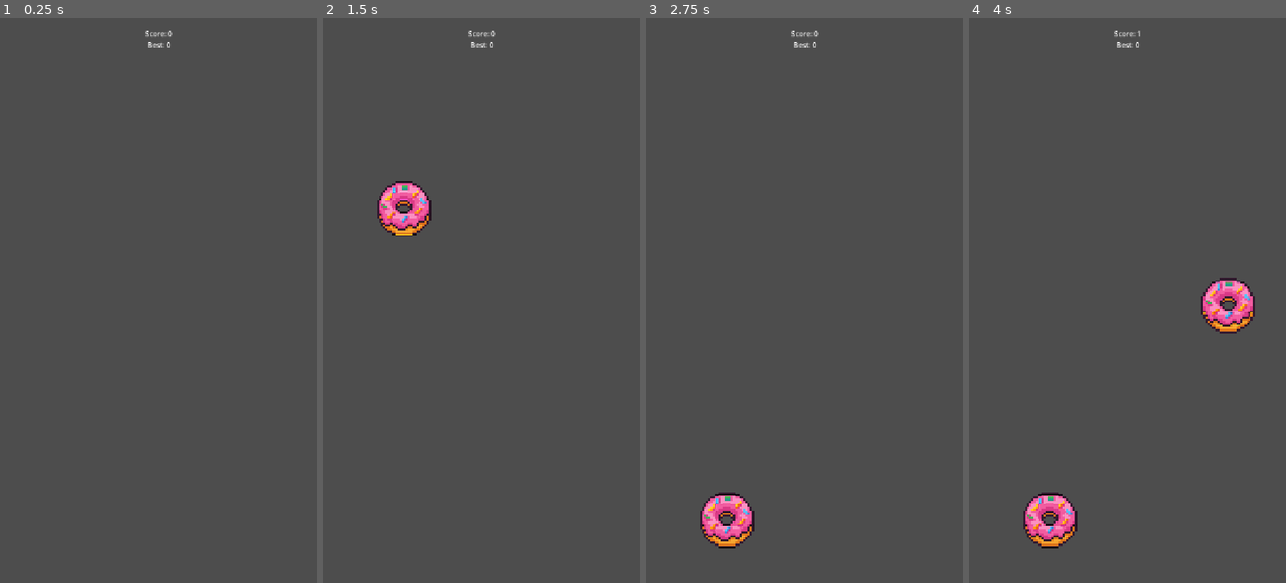
Above: before the commit, frames 1-4 (left to right).
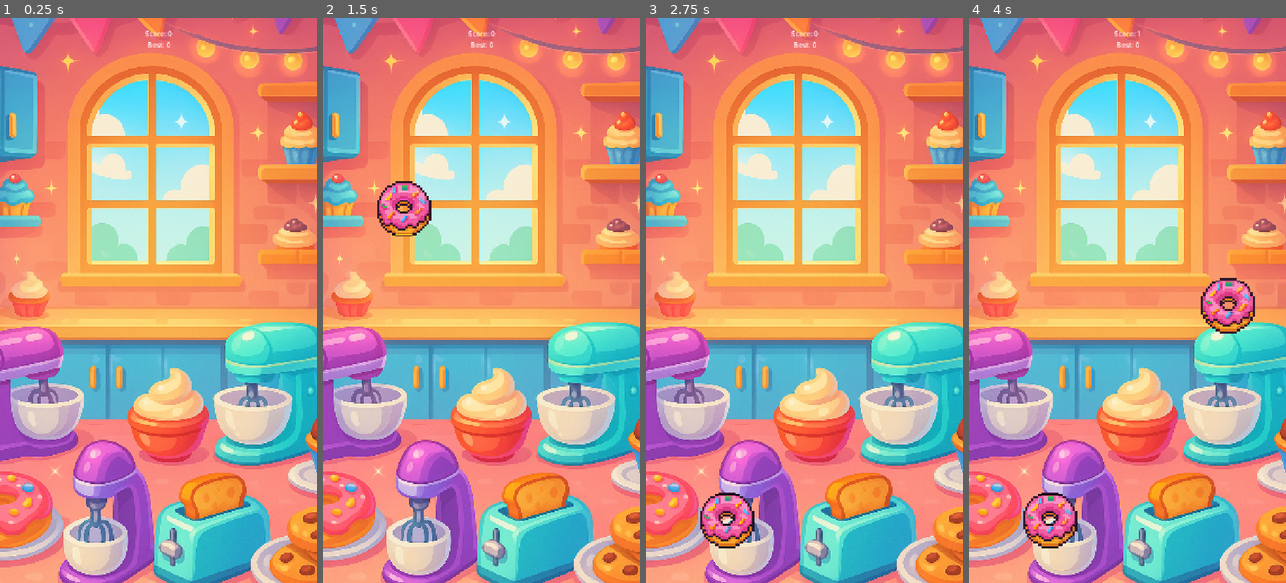
Above: after the commit, the same moments.

Repository: supervi5w4/donuttower
Game: Godot game, scene res://scenes/Game.tscn
The game is run twice, just before and just after one commit, with the same random seed, the same clock (stepped at 60 frames per second) and the same inputs.
Inputs (mouse positions are in pixels of both pictures, inside the frame that each line leads up to):
- Up to frame 1 (0.25 s): no input
- Up to frame 2 (1.5 s): tap Enter at 0.5 s; move the mouse to (551, 272) at 0.52 s; tap I at 0.6 s; click (551, 272) at 0.67 s; tap R at 0.8, 1.35 s; move the mouse to (418, 328) at 1.27 s; hold S from 1.28 s (still down)
- Up to frame 3 (2.75 s): tap I at 1.55, 2.1 s; move the mouse to (836, 176) at 2.02 s; release S at 2.03 s; tap R at 2.3 s
- Up to frame 4 (4 s): tap Space at 2.75 s; move the mouse to (1111, 413) at 2.77 s; tap R at 2.85, 3.8 s; click (1111, 413) at 2.92 s; tap I at 3.05, 3.6 s; move the mouse to (1222, 385) at 3.52 s; hold S from 3.53 s (still down)

The runs differ from the first frame. In frame 1, 100% of the frame differs, in the area x 0-100%, y 0-100%; in frame 2, 99%; in frame 3, 99%; in frame 4, 97%.

Commit message:
Add files via upload

Diff:
--- a/project.godot
+++ b/project.godot
@@ -35,3 +35,4 @@
 
 renderer/rendering_method="compatibility"
 renderer/rendering_method.mobile="gl_compatibility"
+textures/vram_compression/import_etc2_astc=true
--- a/scenes/Game.tscn
+++ b/scenes/Game.tscn
@@ -1,7 +1,8 @@
-[gd_scene load_steps=4 format=3 uid="uid://cq03irpslm0xv"]
+[gd_scene load_steps=5 format=3 uid="uid://cq03irpslm0xv"]
 
 [ext_resource type="Script" uid="uid://byv6i8g71nd1c" path="res://scripts/Game.gd" id="1_qbsmt"]
 [ext_resource type="PackedScene" uid="uid://cqtbisskdn4xt" path="res://scenes/spawner.tscn" id="2_cpr0p"]
+[ext_resource type="Texture2D" uid="uid://cxonxat8jv4ng" path="res://assets/bg/bg_gradient_720x1280.png" id="3_cpr0p"]
 
 [sub_resource type="RectangleShape2D" id="RectangleShape2D_uwrxv"]
 size = Vector2(720, 80)
@@ -89,5 +90,10 @@
 position_smoothing_enabled = true
 position_smoothing_speed = 8.0
 
+[node name="Background" type="Sprite2D" parent="."]
+z_index = -100
+position = Vector2(360, 640)
+texture = ExtResource("3_cpr0p")
+
 [connection signal="pressed" from="UI/UIRoot/GameOverPanel/Buttons/RestartButton" to="." method="_on_restart_pressed"]
 [connection signal="pressed" from="UI/UIRoot/GameOverPanel/Buttons/ContinueButton" to="." method="_on_continue_pressed"]
--- /dev/null
+++ b/scripts/AdTester.gd
@@ -0,0 +1,45 @@
+extends Node
+## Тестовый скрипт для проверки работы Яндекс рекламы
+## Добавьте этот узел в сцену для тестирования
+
+@onready var yandex_sdk: Node = get_node("../YandexSDK")
+
+func _ready() -> void:
+	if yandex_sdk == null:
+		print("AdTester: YandexSDK не найден!")
+		return
+
+	# Подключаем сигналы для тестирования
+	yandex_sdk.interstitial_closed.connect(_on_test_interstitial_closed)
+	yandex_sdk.rewarded_completed.connect(_on_test_rewarded_completed)
+	yandex_sdk.rewarded_closed.connect(_on_test_rewarded_closed)
+	yandex_sdk.ad_error.connect(_on_test_ad_error)
+
+	print("AdTester: готов к тестированию рекламы")
+	print("Нажмите I для Interstitial, R для Rewarded")
+
+func _input(event: InputEvent) -> void:
+	if event is InputEventKey and event.pressed:
+		match event.keycode:
+			KEY_I:
+				print("AdTester: Тестируем Interstitial рекламу")
+				if yandex_sdk:
+					yandex_sdk.show_interstitial()
+			KEY_R:
+				print("AdTester: Тестируем Rewarded рекламу")
+				if yandex_sdk:
+					yandex_sdk.show_rewarded()
+			KEY_S:
+				print("AdTester: Проверяем готовность SDK: ", yandex_sdk.is_sdk_ready() if yandex_sdk else false)
+
+func _on_test_interstitial_closed(was_shown: bool) -> void:
+	print("AdTester: Interstitial закрыта, показана: ", was_shown)
+
+func _on_test_rewarded_completed() -> void:
+	print("AdTester: Rewarded завершена, награда получена!")
+
+func _on_test_rewarded_closed() -> void:
+	print("AdTester: Rewarded закрыта")
+
+func _on_test_ad_error(error_message: String) -> void:
+	print("AdTester: Ошибка рекламы: ", error_message)
--- a/scripts/Game.gd
+++ b/scripts/Game.gd
@@ -26,6 +26,7 @@
 @onready var restart_button: Button = get_node("UI/UIRoot/GameOverPanel/Buttons/RestartButton")
 @onready var continue_button: Button = get_node("UI/UIRoot/GameOverPanel/Buttons/ContinueButton")
 @onready var spawner: Spawner = get_node("Spawner")
+@onready var yandex_sdk: Node = get_node("YandexSDK")
 
 var donut_pool: Array[RigidBody2D] = []
 var active_donuts: Array[RigidBody2D] = []
@@ -66,6 +67,7 @@
 	_init_donut_pool()
 	_update_score_label()
 	_hide_game_over()
+	_setup_yandex_sdk()
 
 	# Камера
 	if cam != null:
@@ -321,6 +323,9 @@
 		_save_best_to_disk()
 	_update_score_label()
 
+	# Показываем Interstitial рекламу при Game Over
+	_show_interstitial_ad()
+
 func _on_restart_pressed() -> void:
 	_reset_game()
 
@@ -329,8 +334,9 @@
 		return
 	if not _can_continue:
 		return
-	_can_continue = false
-	_grant_continue()
+
+	# Показываем Rewarded рекламу для продолжения игры
+	_show_rewarded_ad()
 
 func _grant_continue() -> void:
 	_hide_game_over()
@@ -379,3 +385,56 @@
 
 func _hide_game_over() -> void:
 	game_over_panel.visible = false
+
+# ===== Яндекс SDK и реклама =====
+func _setup_yandex_sdk() -> void:
+	if yandex_sdk == null:
+		print("YandexSDK node not found")
+		return
+
+	# Подключаем сигналы от YandexSDK
+	yandex_sdk.interstitial_closed.connect(_on_interstitial_closed)
+	yandex_sdk.rewarded_completed.connect(_on_rewarded_completed)
+	yandex_sdk.rewarded_closed.connect(_on_rewarded_closed)
+	yandex_sdk.ad_error.connect(_on_ad_error)
+
+func _show_interstitial_ad() -> void:
+	"""Показывает Interstitial рекламу при Game Over"""
+	if yandex_sdk != null:
+		print("Показываем Interstitial рекламу")
+		yandex_sdk.show_interstitial()
+	else:
+		print("YandexSDK недоступен, пропускаем Interstitial")
+
+func _show_rewarded_ad() -> void:
+	"""Показывает Rewarded рекламу для продолжения игры"""
+	if yandex_sdk != null:
+		print("Показываем Rewarded рекламу")
+		yandex_sdk.show_rewarded()
+	else:
+		print("YandexSDK недоступен, даем продолжение бесплатно")
+		_grant_continue()
+
+func _on_interstitial_closed(was_shown: bool) -> void:
+	"""Обработчик закрытия Interstitial рекламы"""
+	print("Interstitial реклама закрыта, показана: ", was_shown)
+	# Никаких дополнительных действий не требуется
+
+func _on_rewarded_completed() -> void:
+	"""Обработчик завершения Rewarded рекламы - игрок получил награду"""
+	print("Rewarded реклама завершена, даем продолжение")
+	_can_continue = false
+	_grant_continue()
+
+func _on_rewarded_closed() -> void:
+	"""Обработчик закрытия Rewarded рекламы"""
+	print("Rewarded реклама закрыта")
+
+func _on_ad_error(error_message: String) -> void:
+	"""Обработчик ошибок рекламы"""
+	print("Ошибка рекламы: ", error_message)
+	# При ошибке рекламы даем продолжение бесплатно (для Rewarded)
+	if _state == GameState.GAMEOVER and _can_continue:
+		print("Даем продолжение бесплатно из-за ошибки рекламы")
+		_can_continue = false
+		_grant_continue()
--- /dev/null
+++ b/scripts/YandexSDK.gd
@@ -0,0 +1,165 @@
+extends Node
+## Скрипт для интеграции с SDK Яндекс Игр
+## Обрабатывает показ рекламы: Interstitial и Rewarded
+
+signal interstitial_closed(was_shown: bool)
+signal rewarded_completed()
+signal rewarded_closed()
+signal ad_error(error_message: String)
+
+var _last_interstitial_time: float = 0.0
+const INTERSTITIAL_COOLDOWN: float = 50.0  # 50 секунд между показами
+
+func _ready() -> void:
+	# Подключаемся к JavaScript API
+	if OS.has_feature("web"):
+		_initialize_yandex_sdk()
+
+func _initialize_yandex_sdk() -> void:
+	# Регистрируем callback функции для JavaScript
+	var js_code = """
+		// Регистрируем функции для вызова из JavaScript
+		window.godotCallbacks = {
+			_on_interstitial_closed: function(wasShown) {
+				if (window.godot && window.godot.call) {
+					window.godot.call('_on_interstitial_closed', wasShown);
+				}
+			},
+			_on_rewarded_completed: function() {
+				if (window.godot && window.godot.call) {
+					window.godot.call('_on_rewarded_completed');
+				}
+			},
+			_on_rewarded_closed: function() {
+				if (window.godot && window.godot.call) {
+					window.godot.call('_on_rewarded_closed');
+				}
+			},
+			_on_ad_error: function(error) {
+				if (window.godot && window.godot.call) {
+					window.godot.call('_on_ad_error', error);
+				}
+			}
+		};
+	"""
+
+	JavaScriptBridge.eval(js_code)
+
+func is_sdk_ready() -> bool:
+	if not OS.has_feature("web"):
+		print("YandexSDK: не веб-платформа")
+		return false
+
+	var js_code = "window.yandexSDKReady ? window.yandexSDKReady() : false"
+	var result = JavaScriptBridge.eval(js_code)
+	print("YandexSDK готов: ", result)
+	return result
+
+func show_interstitial() -> void:
+	"""Показывает Interstitial рекламу при Game Over (не чаще 50 сек)"""
+	if not OS.has_feature("web"):
+		print("Interstitial: не веб-платформа, пропускаем")
+		interstitial_closed.emit(false)
+		return
+
+	# Проверяем кулдаун
+	var current_time = Time.get_ticks_msec() / 1000.0
+	if current_time - _last_interstitial_time < INTERSTITIAL_COOLDOWN:
+		print("Interstitial: кулдаун активен, пропускаем")
+		interstitial_closed.emit(false)
+		return
+
+	# Проверяем готовность SDK
+	if not is_sdk_ready():
+		print("Interstitial: SDK не готов, пропускаем")
+		interstitial_closed.emit(false)
+		return
+
+	print("Показываем Interstitial рекламу")
+	_last_interstitial_time = current_time
+
+	var js_code = """
+		if (window.ysdk && window.ysdk.adv) {
+			window.ysdk.adv.showFullscreenAdv({
+				callbacks: {
+					onClose: function(wasShown) {
+						console.log('Interstitial closed, wasShown:', wasShown);
+						window.godotCallbacks._on_interstitial_closed(wasShown);
+					},
+					onError: function(error) {
+						console.error('Interstitial error:', error);
+						window.godotCallbacks._on_ad_error('Interstitial: ' + error);
+					}
+				}
+			});
+		} else {
+			console.log('Interstitial: SDK или adv не доступен');
+			window.godotCallbacks._on_interstitial_closed(false);
+		}
+	"""
+
+	JavaScriptBridge.eval(js_code)
+
+func show_rewarded() -> void:
+	"""Показывает Rewarded рекламу по кнопке Continue"""
+	if not OS.has_feature("web"):
+		print("Rewarded: не веб-платформа, даем награду")
+		rewarded_completed.emit()
+		rewarded_closed.emit()
+		return
+
+	# Проверяем готовность SDK
+	if not is_sdk_ready():
+		print("Rewarded: SDK не готов, даем награду")
+		rewarded_completed.emit()
+		rewarded_closed.emit()
+		return
+
+	print("Показываем Rewarded рекламу")
+
+	var js_code = """
+		if (window.ysdk && window.ysdk.adv) {
+			window.ysdk.adv.showRewardedVideo({
+				callbacks: {
+					onOpen: function() {
+						console.log('Rewarded ad opened');
+					},
+					onRewarded: function() {
+						console.log('Rewarded ad completed');
+						window.godotCallbacks._on_rewarded_completed();
+					},
+					onClose: function() {
+						console.log('Rewarded ad closed');
+						window.godotCallbacks._on_rewarded_closed();
+					},
+					onError: function(error) {
+						console.error('Rewarded ad error:', error);
+						window.godotCallbacks._on_ad_error('Rewarded: ' + error);
+					}
+				}
+			});
+		} else {
+			console.log('Rewarded: SDK или adv не доступен, даем награду');
+			window.godotCallbacks._on_rewarded_completed();
+			window.godotCallbacks._on_rewarded_closed();
+		}
+	"""
+
+	JavaScriptBridge.eval(js_code)
+
+# Callback функции для JavaScript
+func _on_interstitial_closed(was_shown: bool) -> void:
+	print("Interstitial закрыта, показана: ", was_shown)
+	interstitial_closed.emit(was_shown)
+
+func _on_rewarded_completed() -> void:
+	print("Rewarded реклама завершена, награда получена")
+	rewarded_completed.emit()
+
+func _on_rewarded_closed() -> void:
+	print("Rewarded реклама закрыта")
+	rewarded_closed.emit()
+
+func _on_ad_error(error_message: String) -> void:
+	print("Ошибка рекламы: ", error_message)
+	ad_error.emit(error_message)
Binary file added: assets/bg/bg_gradient_720x1280.png
Not shown, added: assets/bg/bg_gradient_720x1280.png.import
Not shown, added: export_presets.cfg
Not shown, added: scripts/AdTester.gd.uid
Not shown, added: scripts/YandexSDK.gd.uid
Not shown, added: TESTING_ADS.md
Not shown, added: YANDEX_INTEGRATION_README.md
Not shown, added: export_templates/web/yandex_games_template.html
